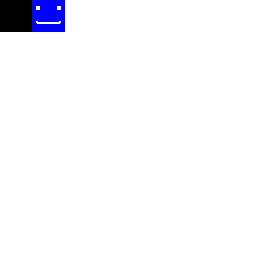
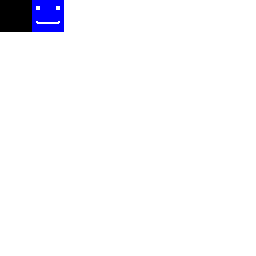
Before/after of a (256, 256) layered artwork. What changed in the layer stack:
painted on "Background" over bbox(56, 0, 65, 32)
